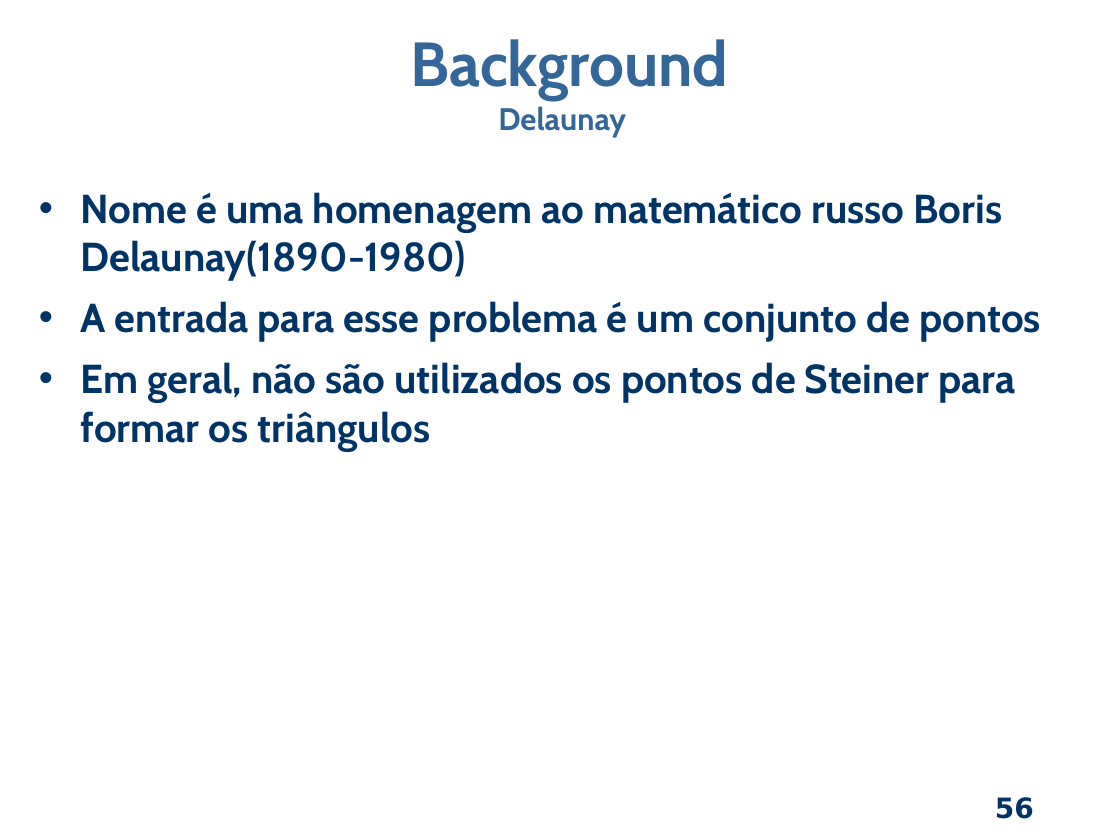
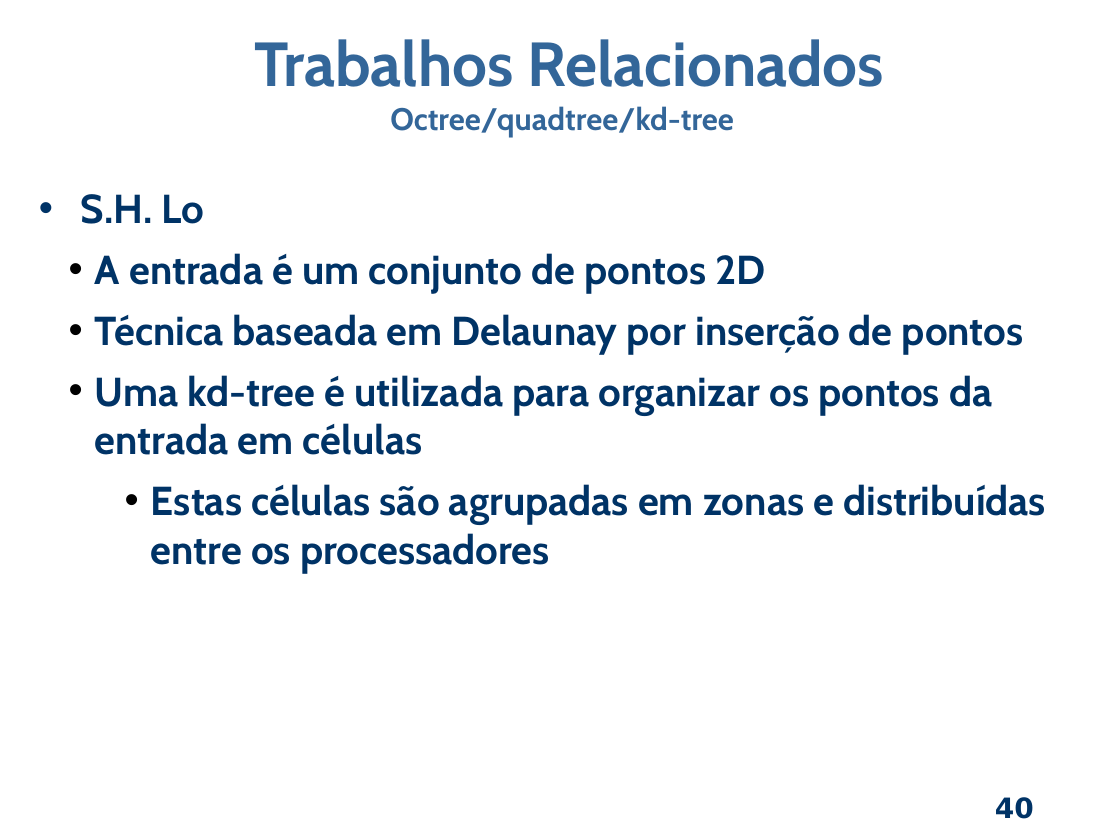
Before and after one commit to dant25/pre-proposta, a slide deck: slide 40 of apresentação/Apresentacao pre.odp (slide 56 before the commit). Drawn at 1120x840 pixels with LibreOffice and Linux fonts; fonts in the diff are those of the drawing; background and template pictures are left out. Boxes give left, top, right and bottom in pixels: in the first picture for what was removed or moved away, otherwise in the second. Text is boxed around its words. In the diff, an @@ line names an element or a change of style, - is before the commit and + after.

Commit message:
Separado as apresenta??es e feito os trabalhos relacionados.

```diff
--- a/apresentação/Apresentacao pre.odp
+++ b/apresentação/Apresentacao pre.odp
@@ text at <box>254,39,884,137</box>: text changed; size 40 to 20 pt @@
-Background
-Delaunay
+Trabalhos Relacionados
+Octree/quadtree/kd-tree
@@ text at <box>81,194,1046,573</box>: text changed @@
-• Nome é uma homenagem ao matemático russo Boris Delaunay(1890-1980)
-• A entrada para esse problema é um conjunto de pontos
-• Em geral, não são utilizados os pontos de Steiner para formar os triângulos
+• S.H. Lo
+  • A entrada é um conjunto de pontos 2D
+  • Técnica baseada em Delaunay por inserção de pontos
+  • Uma kd-tree é utilizada para organizar os pontos da entrada em células
+    • Estas células são agrupadas em zonas e distribuídas entre os processadores
@@ page number at <box>995,797,1034,819</box>: text changed @@
-56
+40
```
Also in this commit, not shown: 5 other slides changed, 23 slides added, 40 slides removed, 12 other files.
